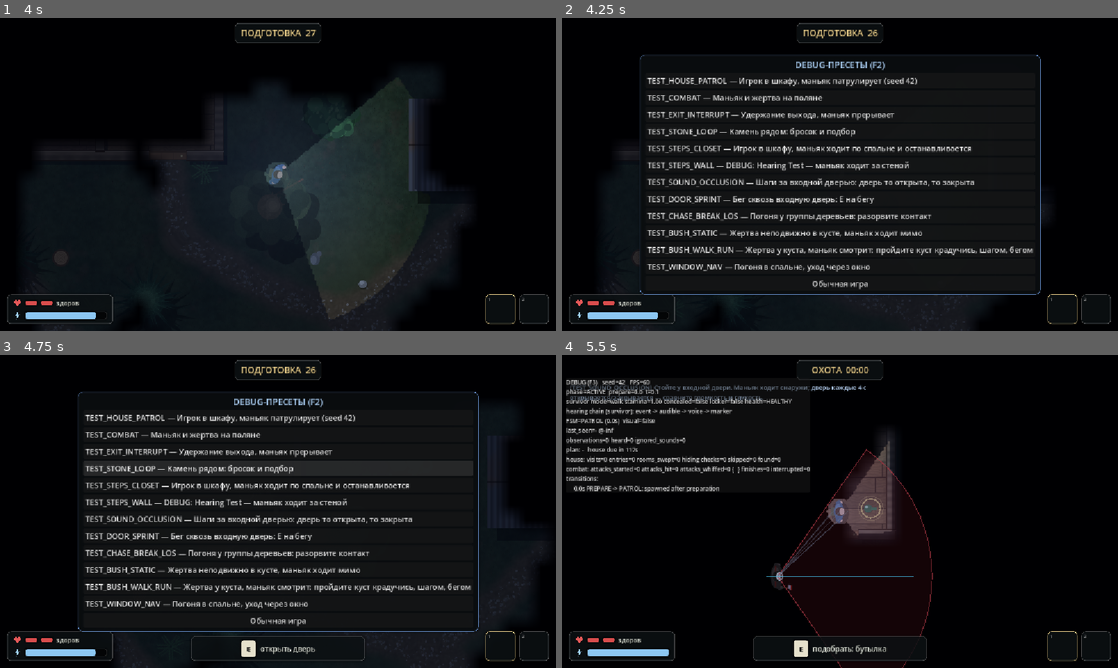
Above: before the commit, frames 1-4 (two rows, left to right).
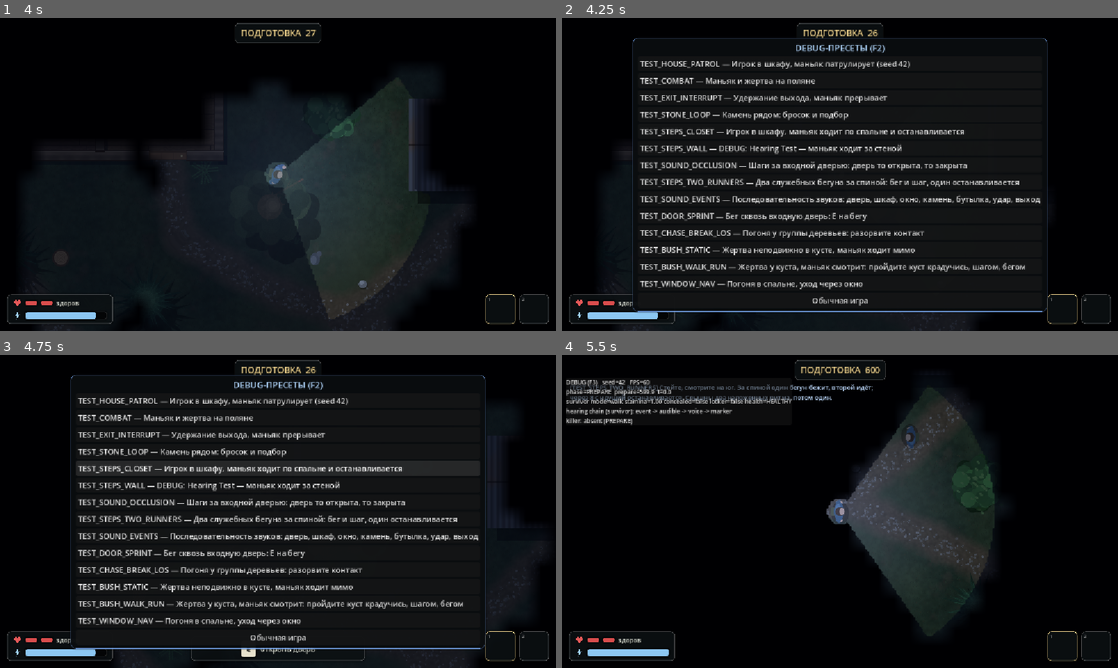
Above: after the commit, the same moments.

Repository: Ilyas-ku/project.darkness
Game: Godot game, scene res://scenes/main/forest_test_01.tscn
Two runs of this game, one before a commit and one after it. Both use one fixed random seed, a clock stepped at 60 frames per second and the inputs below.
Inputs (mouse positions are in pixels of both pictures, inside the frame that each line leads up to):
- Up to frame 1 (4 s): tap Enter at 0.5 s; move the mouse to (400, 158) at 0.52 s; hold D (move_right) 0.53-1.28 s; hold Ctrl (careful) 0.53-1.28 s; click (400, 158) at 0.67 s; tap E (interact) at 0.8, 1.35, 3.8 s; move the mouse to (166, 190) at 1.27 s; hold S (move_down) 1.28-2.03 s; tap Shift (sprint) at 1.55 s; move the mouse to (333, 105) at 2.02 s; hold D (move_right) 2.03-2.78 s; hold Shift (sprint) 2.03-2.78 s; click (333, 105) at 2.3 s; move the mouse to (250, 237) at 2.77 s; hold W (move_up) 2.78-3.53 s; click (250, 237) at 2.85 s; tap Ctrl (careful) at 3.05 s; move the mouse to (444, 221) at 3.52 s; hold A (move_left) from 3.53 s (still down); hold Ctrl (careful) from 3.53 s (still down)
- Up to frame 2 (4.25 s): keep holding A (move_left); keep holding Ctrl (careful); tap F2 (debug_menu) at 4.15 s
- Up to frame 3 (4.75 s): keep holding A (move_left); move the mouse to (111, 464) at 4.27 s; release Ctrl (careful) at 4.28 s; tap E (interact) at 4.35 s; tap Shift (sprint) at 4.55 s
- Up to frame 4 (5.5 s): tap F3 (debug_toggle) at 4.9 s; move the mouse to (867, 511) at 5.02 s; release A (move_left) at 5.03 s; hold S (move_down) from 5.03 s (still down); hold Right mouse button (peek) from 5.03 s (still down); click (867, 511) at 5.3 s

Frame 1 is identical in both runs. In frame 2, 11% of the frame differs, in the area x 12-88%, y 6-95%; in frame 3, 12%; in frame 4, 17%, in the area x 0-79%, y 1-100%.

Commit message:
Stage 4 (0.3): independent footstep sources and situational sounds
- debug-only TestRunner (scripted, no combat AI) with its own
  FootstepEmitter; preset TEST_STEPS_TWO_RUNNERS (run + walk, one stops)
- sound events for locker in/out and the killer opening it, throw whoosh,
  attack swing, exit latch; door close; wound and fall reactions
- preset TEST_SOUND_EVENTS plays them in turn near the survivor
- step voice limit counted over game time, voice nodes always freed
- tests T06, T07, T18; chase trials re-run

Co-Authored-By: Claude Opus 5.5 <noreply@anthropic.com>
Claude-Session: https://claude.ai/code/session_01GL5a1FULTErG1v97VjJaX5

Diff:
--- /dev/null
+++ b/scenes/debug/test_runner.tscn
@@ -0,0 +1,18 @@
+[gd_scene load_steps=4 format=3]
+
+[ext_resource type="Script" path="res://scripts/debug/test_runner.gd" id="1"]
+[ext_resource type="Script" path="res://scripts/audio/footstep_emitter.gd" id="2"]
+[ext_resource type="Script" path="res://scripts/characters/character_visual.gd" id="3"]
+
+[node name="TestRunner" type="CharacterBody2D"]
+z_index = 5
+script = ExtResource("1")
+
+[node name="FootstepEmitter" type="Node" parent="."]
+script = ExtResource("2")
+
+[node name="Visual" type="Node2D" parent="."]
+visible = false
+modulate = Color(0.6, 0.65, 0.7, 1)
+script = ExtResource("3")
+sheet_path = "sprites/survivor_sheet.png"
--- a/scripts/ai/killer_brain.gd
+++ b/scripts/ai/killer_brain.gd
@@ -406,6 +406,7 @@
 	motor.move_to(target)
 	if dist <= GameParams.gu(params.attack_start_range) and now >= _attack_ready_time:
 		combat_stats.attacks_started += 1
+		SoundEventBus.emit(&"swing", motor.global_position, 4.0, motor.get_instance_id())
 		_attack_phase = &"windup"
 		_attack_left = params.attack_windup
 		_attack_last_reason = ""
--- a/scripts/core/audio_director.gd
+++ b/scripts/core/audio_director.gd
@@ -47,7 +47,10 @@
 var _rng := RandomNumberGenerator.new()
 var _ambience: AudioStreamPlayer
 var _radio_players := {}
-var _step_voices: Array[AudioStreamPlayer2D] = []
+## Recent step voices as {voice, t}; a voice counts against the limit for VOICE_LIFE s
+## (robust even when a driver never reports "finished").
+var _step_voices: Array = []
+const VOICE_LIFE := 0.6
 
 
 static func ensure_buses() -> void:
@@ -130,7 +133,8 @@
 			p.play()
 		elif not r.is_on and p.playing:
 			p.stop()
-	_step_voices = _step_voices.filter(func(v): return is_instance_valid(v) and v.playing)
+	var now := GameClock.now()
+	_step_voices = _step_voices.filter(func(e): return is_instance_valid(e.voice) and now - e.t < VOICE_LIFE)
 
 
 func _stream(key: StringName) -> AudioStream:
@@ -173,6 +177,12 @@
 	p.global_position = pos
 	add_child(p)
 	p.finished.connect(p.queue_free)
+	# safety net: free the node even if the driver never reports "finished"
+	var wr: WeakRef = weakref(p)
+	get_tree().create_timer(4.0, false).timeout.connect(func():
+		var n: Node = wr.get_ref()
+		if n != null:
+			n.queue_free())
 	p.play()
 	voices_started += 1
 	voice_played.emit(key, pos, p.bus)
@@ -217,7 +227,7 @@
 		entry.audio_play_called = true
 		entry.voice_active = v != null and v.playing
 	if v != null and is_step:
-		_step_voices.append(v)
+		_step_voices.append({"voice": v, "t": GameClock.now()})
 
 
 func _on_survivor_health(_old: int, new_state: int) -> void:
--- a/scripts/core/debug_presets.gd
+++ b/scripts/core/debug_presets.gd
@@ -11,6 +11,8 @@
 	&"TEST_STEPS_CLOSET": "Игрок в шкафу, маньяк ходит по спальне и останавливается",
 	&"TEST_STEPS_WALL": "DEBUG: Hearing Test — маньяк ходит за стеной",
 	&"TEST_SOUND_OCCLUSION": "Шаги за входной дверью: дверь то открыта, то закрыта",
+	&"TEST_STEPS_TWO_RUNNERS": "Два служебных бегуна за спиной: бег и шаг, один останавливается",
+	&"TEST_SOUND_EVENTS": "Последовательность звуков: дверь, шкаф, окно, камень, бутылка, удар, выход",
 	&"TEST_DOOR_SPRINT": "Бег сквозь входную дверь: E на бегу",
 	&"TEST_CHASE_BREAK_LOS": "Погоня у группы деревьев: разорвите контакт",
 	&"TEST_BUSH_STATIC": "Жертва неподвижно в кусте, маньяк ходит мимо",
@@ -39,6 +41,10 @@
 			return "Вы в закрытом шкафу. Маньяк проходит по спальне, стоит 2 с у шкафа и уходит. Слушайте шаги (приглушённо) и смотрите на пятна."
 		&"TEST_STEPS_WALL", &"TEST_FOOTSTEPS":
 			return "Стойте в спальне. Маньяк ходит снаружи за северной стеной, останавливается и уходит."
+		&"TEST_STEPS_TWO_RUNNERS":
+			return "Стойте, смотрите на юг. За спиной один бегун бежит, второй идёт; через 8 с идущий останавливается. Слышны два наложенных ритма, потом один."
+		&"TEST_SOUND_EVENTS":
+			return "Стойте в гостиной. Каждые 1.5 с звучит событие: дверь откр./закр., шкаф, окно, камень, бутылка, удар, задвижка выхода."
 		&"TEST_DOOR_SPRINT":
 			return "Бегите (Shift) к закрытой двери дома и нажмите E на бегу: дверь откроется за 0.2 с, вы не остановитесь. Повторное нажатие закроет."
 		&"TEST_CHASE_BREAK_LOS":
@@ -91,6 +97,17 @@
 		&"TEST_STEPS_WALL", &"TEST_FOOTSTEPS":
 			sv.global_position = g(5.0, 3.2)
 			_drive(s, g(2.0, 1.0), [[Vector2(9.5, 1.0), 2.0], [Vector2(17.0, 1.0), 2.0], [Vector2(2.0, 1.0), 2.0]])
+		&"TEST_STEPS_TWO_RUNNERS":
+			sv.global_position = g(15.0, 13.0)
+			s.prepare_left = 600.0
+			spawn_runner(s, &"sprint", [g(13.4, 9.8), g(18.4, 9.8)], -1.0, g(13.4, 9.8))
+			spawn_runner(s, &"walk", [g(17.6, 11.0), g(13.6, 11.0)], 8.0, g(17.6, 11.0))
+		&"TEST_SOUND_EVENTS":
+			sv.global_position = g(5.4, 4.6)
+			s.prepare_left = 600.0
+			var ev := SoundEventsDriver.new()
+			ev.session = s
+			s.add_child(ev)
 		&"TEST_DOOR_SPRINT":
 			sv.global_position = g(9.2, 12.0)
 			s.prepare_left = 600.0
@@ -114,6 +131,58 @@
 	s.set_debug(true)
 	print("[preset] %s applied (seed 42)" % active)
 	return true
+
+
+## Debug-only scripted runner (independent footstep source, no combat AI).
+static func spawn_runner(s: GameSession, gait: StringName, points: Array, stop_after: float, at: Vector2) -> TestRunner:
+	var r: TestRunner = load("res://scenes/debug/test_runner.tscn").instantiate()
+	r.name = "Runner_%s" % gait
+	r.gait = gait
+	for p in points:
+		r.waypoints.append(p)
+	r.stop_after = stop_after
+	r.position = at
+	s.actors.add_child(r)
+	return r
+
+
+## Plays the situational events one after another near the survivor.
+class SoundEventsDriver extends Node:
+	var session: Node
+	var _t := 0.0
+	var _i := 0
+
+	func _physics_process(delta: float) -> void:
+		_t += delta
+		if _t < 1.5:
+			return
+		_t = 0.0
+		var cabin: Node = session.get_tree().get_first_node_in_group(&"cabin")
+		var g := GameParams.PX_PER_GU
+		var names := ["door open", "door close", "locker", "window", "stone", "bottle", "hit", "exit latch"]
+		print("[preset] sound event: %s" % names[_i % names.size()])
+		match _i % names.size():
+			0:
+				cabin.get_node("InnerDoor").set_open(true, null)
+			1:
+				cabin.get_node("InnerDoor").set_open(false, null)
+			2:
+				SoundEventBus.emit(&"locker", cabin.get_node("Locker").global_position, 3.0, 0)
+			3:
+				cabin.get_node("Window").on_vaulted(self)
+			4:
+				var st: Node2D = session.get_tree().get_nodes_in_group(&"stone")[0]
+				st.state = Throwable.State.HELD
+				st.throw_from(Vector2(5.9, 5.3) * g, Vector2(5.9, 8.0) * g, 0)
+			5:
+				SoundEventBus.emit(&"glass", Vector2(8.6, 6.4) * g, 11.0, 0)
+			6:
+				if session.survivor.health.can_be_hit():
+					session.survivor.health.take_hit(self)
+			7:
+				# the latch is normally the survivor's own action at the gate
+				SoundEventBus.emit(&"gate", session.exit_gate.global_position, 2.0, session.survivor.get_instance_id())
+		_i += 1
 
 
 ## Spawns the killer with its brain off and drives it along a looping path.
--- /dev/null
+++ b/scripts/debug/test_runner.gd
@@ -0,0 +1,73 @@
+class_name TestRunner
+extends CharacterBody2D
+## Debug-only scripted actor (no combat AI) for the two-runners hearing test.
+## Loops between waypoints at a gait speed; its footsteps come from its own
+## FootstepEmitter, so it is an independent sound source like any actor.
+
+@export var gait: StringName = &"sprint"
+var waypoints: Array[Vector2] = []
+var stop_after := -1.0
+var facing := Vector2.RIGHT
+var movement_mode: StringName = &"idle"
+
+var _i := 0
+var _t := 0.0
+
+
+func _ready() -> void:
+	add_to_group(&"npc_perceivable")
+	collision_layer = 0
+	collision_mask = GameParams.MOVE_MASK
+	motion_mode = CharacterBody2D.MOTION_MODE_FLOATING
+	var cs := CollisionShape2D.new()
+	var c := CircleShape2D.new()
+	c.radius = GameParams.gu(0.3)
+	cs.shape = c
+	add_child(cs)
+
+
+func _physics_process(delta: float) -> void:
+	_t += delta
+	movement_mode = &"idle"
+	if waypoints.is_empty() or (stop_after >= 0.0 and _t >= stop_after):
+		velocity = Vector2.ZERO
+		return
+	var to := waypoints[_i] - global_position
+	if to.length() < 6.0:
+		_i = (_i + 1) % waypoints.size()
+		return
+	var p := GameParams.current()
+	var speed := p.sprint_speed if gait == &"sprint" else (p.careful_speed if gait == &"careful" else p.walk_speed)
+	facing = to.normalized()
+	velocity = facing * GameParams.gu(speed)
+	move_and_slide()
+	movement_mode = gait
+
+
+func get_facing() -> Vector2:
+	return facing
+
+
+func get_movement_mode() -> StringName:
+	return movement_mode
+
+
+func get_perception_points() -> PackedVector2Array:
+	return PackedVector2Array([global_position])
+
+
+func get_stride_gu(mode: StringName) -> float:
+	var p := GameParams.current()
+	return p.stride_sprint if mode == &"sprint" else (p.stride_careful if mode == &"careful" else p.stride_walk)
+
+
+func get_footstep_radius_gu(mode: StringName) -> float:
+	return SurvivorController.footstep_radius(mode, GameParams.current())
+
+
+func get_rustle_radius_gu(_mode: StringName) -> float:
+	return GameParams.current().rustle_radius_walk
+
+
+func is_in_bush() -> bool:
+	return false
--- a/scripts/interactions/throwable.gd
+++ b/scripts/interactions/throwable.gd
@@ -80,6 +80,7 @@
 	_travel_left = minf(to.length(), GameParams.gu(p.stone_max_range))
 	_thrower_id = thrower_id
 	state = State.FLYING
+	SoundEventBus.emit(&"throw", origin, 1.5, thrower_id)
 	throws += 1
 	visible = true
 
--- a/scripts/memory/ai_memory.gd
+++ b/scripts/memory/ai_memory.gd
@@ -63,6 +63,8 @@
 		footsteps_heard_time = now
 	if not h.is_localizable():
 		return true
+	if h.kind == &"throw":
+		return false   # a throw whoosh is the thrower's own sound; the impact is the lure
 	_recent_sounds = _recent_sounds.filter(func(r): return now - r.time < sound_recheck_cooldown)
 	for r in _recent_sounds:
 		if r.kind == h.kind and r.center.distance_to(h.region_center()) <= same_area_radius_px:
--- a/scripts/perception/player_perception_view.gd
+++ b/scripts/perception/player_perception_view.gd
@@ -48,6 +48,11 @@
 		# In developer mode the killer is drawn above the fog.
 		k.visual.z_index = 60 if debug_reveal and not seen else 0
 
+	for n in get_tree().get_nodes_in_group(&"npc_perceivable"):
+		var vis := n.get_node_or_null(^"Visual")
+		if vis != null:
+			vis.visible = sv.count_visible_points(n.get_perception_points()) > 0 or debug_reveal
+
 	for s in get_tree().get_nodes_in_group(&"dynamic_object"):
 		var pts: PackedVector2Array = s.get_perception_points()
 		if pts.is_empty():
--- a/scripts/world/locker.gd
+++ b/scripts/world/locker.gd
@@ -57,7 +57,8 @@
 
 
 ## Killer opens the locker. Returns true if someone was inside (now revealed).
-func killer_open(_killer: Node) -> bool:
+func killer_open(killer: Node) -> bool:
+	SoundEventBus.emit(&"locker", global_position, 3.0, killer.get_instance_id())
 	if occupant == null:
 		return false
 	var o := occupant
@@ -90,6 +91,11 @@
 	return "E — спрятаться в шкаф"
 
 
+## The door of the locker creaks when someone starts getting in or out.
+func on_channel_started(actor: Node) -> void:
+	SoundEventBus.emit(&"locker", global_position, 3.0, actor.get_instance_id())
+
+
 func interact(actor: Node) -> void:
 	if occupant == null:
 		occupant = actor
@@ -99,6 +105,7 @@
 		occupant = null
 		state = State.EMPTY
 		actor.exit_locker()
+	SoundEventBus.emit(&"locker_close", global_position, 2.5, actor.get_instance_id())
 	queue_redraw()
 
 
--- a/tests/integration/test_hearing_03.gd
+++ b/tests/integration/test_hearing_03.gd
@@ -53,6 +53,8 @@
 	await physics_frames(2)
 	_killer_at(g(7.5, 5.2))
 	await _walk(g(4.0, 4.6), 1.6)
+	await _walk(g(6.0, 5.0), 0.8)
+	await _walk(g(4.3, 4.3), 0.8)
 	var steps := _steps()
 	check(steps.size() >= 2, "T01: steps of the killer walking past the closet are heard (%d)" % steps.size())
 	check(steps.all(func(o): return o.muffled), "T01: heard muffled from inside the closet")
--- /dev/null
+++ b/tests/integration/test_sound_sources_03.gd
@@ -0,0 +1,88 @@
+extends TestCase
+## Prototype 0.3: T06, T07 (independent footstep sources) and T18 (situational SFX).
+
+const MAIN := "res://scenes/main/forest_test_01.tscn"
+
+var s: GameSession
+var voices: Array = []
+var emitted: Array = []
+var heard_steps := 0
+
+
+func g(x: float, y: float) -> Vector2:
+	return Vector2(x, y) * GameParams.PX_PER_GU
+
+
+func _load(preset: StringName) -> void:
+	DebugPresets.active = preset
+	GameParams.current().rng_seed = 42
+	tree.change_scene_to_file(MAIN)
+	await physics_frames(3)
+	s = tree.current_scene
+	await wait_navigation(s.nav_region)
+	voices.clear()
+	emitted.clear()
+	heard_steps = 0
+	s.survivor.hearing.heard.connect(func(o): if o.kind == &"footsteps": heard_steps += 1)
+	s.audio.voice_played.connect(func(k, p, b): voices.append({"key": k, "pos": p, "bus": b, "t": GameClock.now()}))
+	s.get_node("SoundEventBus").sound_emitted.connect(func(ev): emitted.append(ev))
+
+
+func after_each() -> void:
+	DebugPresets.active = &""
+	tree.paused = false
+	tree.unload_current_scene()
+	await physics_frames(2)
+
+
+func test_t06_t07_two_independent_rhythms_then_one() -> void:
+	await _load(&"TEST_STEPS_TWO_RUNNERS")
+	var sv := s.survivor
+	sv.scripted_input = {"move": Vector2.ZERO, "aim": g(15, 17)}   # facing south, runners behind
+	await seconds(6.0)
+	var steps := emitted.filter(func(e): return e.kind == &"footsteps")
+	var ids := {}
+	for e in steps:
+		ids[e.emitter_id] = ids.get(e.emitter_id, 0) + 1
+	check_eq(ids.size(), 2, "T06: two independent step sources")
+	# interleaving: the sequence of sources switches many times (two overlapping rhythms)
+	var switches := 0
+	for i in range(1, steps.size()):
+		if steps[i].emitter_id != steps[i - 1].emitter_id:
+			switches += 1
+	check(switches >= 6, "T06: rhythms interleave (%d switches)" % switches)
+	var step_voices := voices.filter(func(v): return String(v.key).begins_with("step"))
+	check(heard_steps > 0 and step_voices.size() == heard_steps, "T06: every audible step got its own voice (%d voices / %d heard)" % [step_voices.size(), heard_steps])
+	var overlaps := 0
+	for i in range(1, step_voices.size()):
+		if step_voices[i].t - step_voices[i - 1].t < 0.15:
+			overlaps += 1
+	check(overlaps >= 1, "T06: voices overlap instead of cutting each other (%d)" % overlaps)
+	check(not voices.any(func(v): return String(v.key) == "count"), "T06: no source count anywhere")
+	# T07: the walker stops at 8 s; afterwards only the runner keeps stepping
+	await seconds(3.0)
+	var mark := emitted.size()
+	await seconds(3.0)
+	var later := emitted.slice(mark).filter(func(e): return e.kind == &"footsteps")
+	var later_ids := {}
+	for e in later:
+		later_ids[e.emitter_id] = true
+	check_eq(later_ids.size(), 1, "T07: only the stopped source went silent")
+	check(later.size() > 0, "T07: the runner is still heard")
+
+
+func test_t18_situational_events_really_play() -> void:
+	for key in AudioDirector.STREAMS:
+		for f in AudioDirector.STREAMS[key]:
+			check(ResourceLoader.exists("res://assets/" + f), "audio file exists: %s" % f)
+	await _load(&"TEST_SOUND_EVENTS")
+	s.survivor.scripted_input = {"move": Vector2.ZERO, "aim": g(5.4, 7.0)}
+	await seconds(13.0)
+	var keys := {}
+	for v in voices:
+		keys[String(v.key)] = true
+	for k in ["door", "door_close", "locker", "window", "throw", "impact", "glass", "hit", "wound", "gate"]:
+		check(keys.has(k), "T18: '%s' played (%s)" % [k, str(keys.keys())])
+	# heard events are placed at their (approximate) side: the window is west of the survivor
+	var win_v := voices.filter(func(v): return String(v.key) == "window")
+	check(win_v.size() > 0 and win_v[0].pos.x < s.survivor.global_position.x, "T18: window sound comes from the west")
Not shown, added: scripts/debug/test_runner.gd.uid
Not shown, added: tests/integration/test_sound_sources_03.gd.uid
Not shown, changed: docs/test_logs/chase_trials_0_3.log
